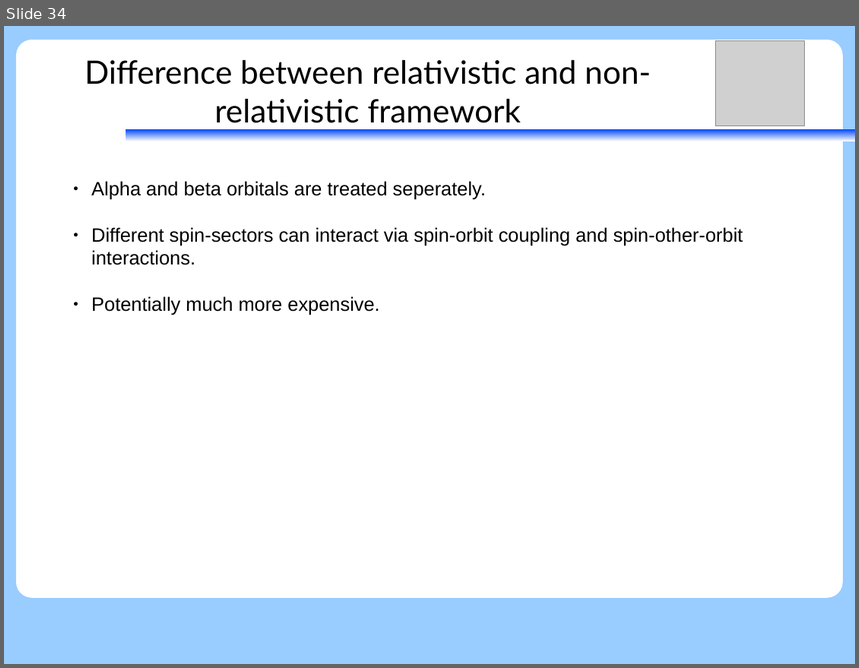
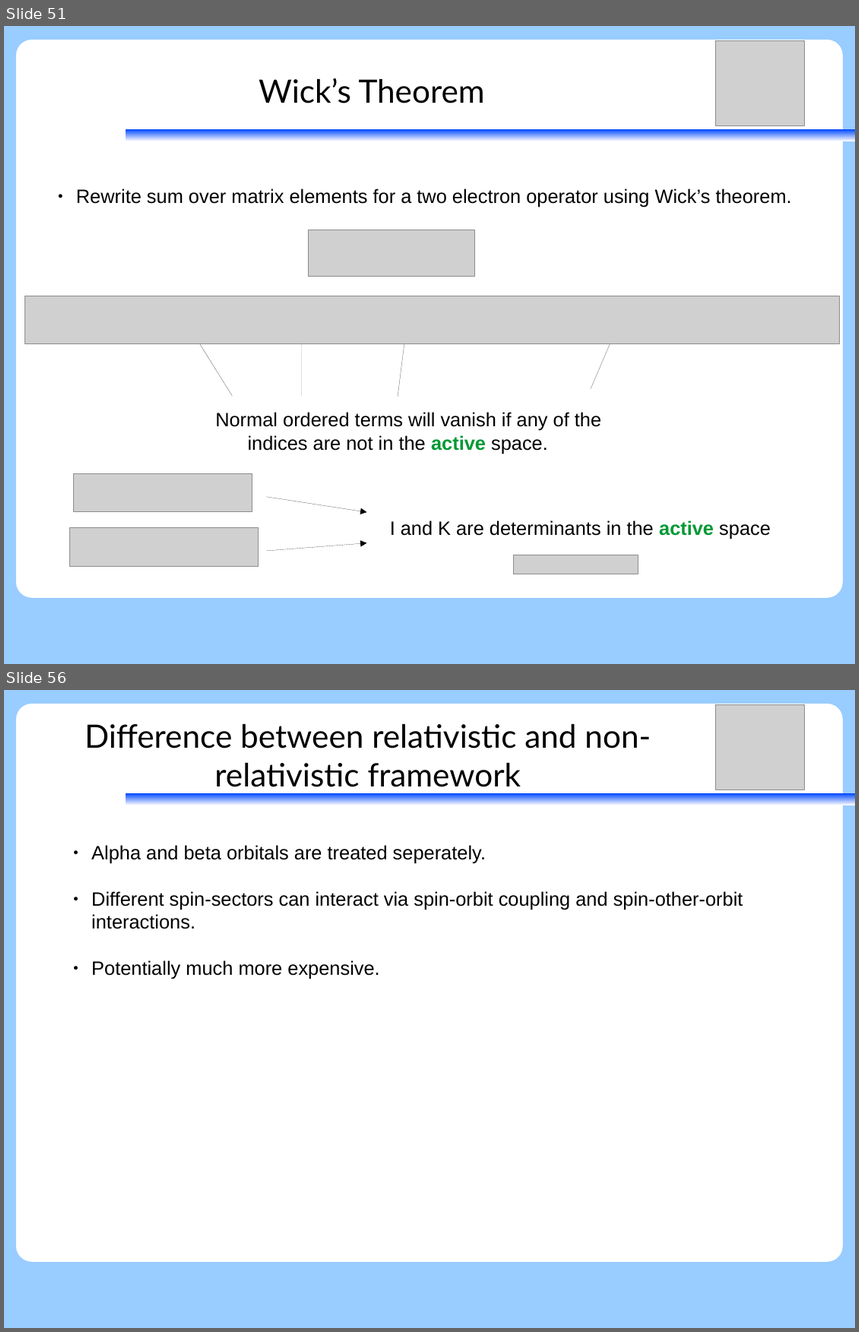
Before and after one commit to peterjohncherry/Presentations-etc, a slide deck: SGROUP_28062017/28062017_peter_relxms-caspt2-ci_seperation.odp. Shown one above the other, each under a label of ours: slide 34 before the commit, slides 51 and 56 after it; the slides between them are not shown. The pictures are 859x668 and 859x1332 pixels, drawn with LibreOffice and Linux fonts; fonts in the diff are those of the drawing; grey boxes stand for pictures. Boxes give left, top, right and bottom in pixels: in the first picture for what was removed or moved away, otherwise in the second. Text is boxed around its words. In the diff, an @@ line names an element or a change of style, - is before the commit and + after.

```diff
--- a/SGROUP_28062017/28062017_peter_relxms-caspt2-ci_seperation.odp
+++ b/SGROUP_28062017/28062017_peter_relxms-caspt2-ci_seperation.odp
@@ slide 51 added at (4,26,855,664), background #99CCFF; not listed: 2 template elements that a slide beside it also shows @@
@@ picture added at (715,40,804,126) @@
@@ title added at (259,78,485,104), 30 pt, text #000000 @@
+Wick’s Theorem
@@ text added at (76,189,792,207), 18 pt, text #000000 @@
+● Rewrite sum over matrix elements for a two electron operator using Wick’s theorem.
@@ picture added at (308,230,475,276) @@
@@ picture added at (25,297,841,345) @@
@@ arrow added from (233, 396) to (194, 335), #000000 0 pt @@
@@ arrow added from (302, 396) to (302, 335), #000000 0 pt @@
@@ arrow added from (398, 397) to (405, 335), #000000 0 pt @@
@@ arrow added from (591, 389) to (614, 335), #000000 0 pt @@
@@ text added at (215,412,601,454), 18 pt, text #000000 @@
+Normal ordered terms will vanish if any of the
+indices are not in the active space.
@@ picture added at (73,474,253,512) @@
@@ arrow added from (267, 497) to (367, 512), #000000 0 pt @@
@@ text added at (390,521,771,539), 18 pt, text #000000 @@
+I and K are determinants in the active space
@@ picture added at (69,528,258,566) @@
@@ arrow added from (267, 551) to (367, 544), #000000 0 pt @@
@@ picture added at (514,555,638,575) @@
@@ what was slide 34 is now slide 56 @@
```
Also in this commit, not shown: 12 slides changed, 27 other slides added, 5 slides removed, 1 other file.
